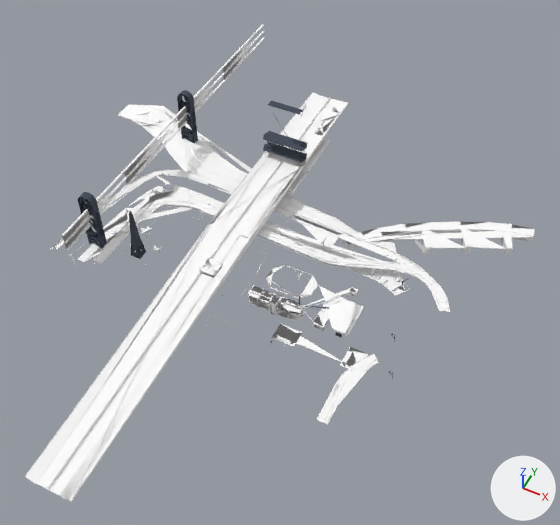
Renders of the glTF model gh-pages/models/street_island1_03.glb from each side of a commit.
Before and after are seen from a camera (50 mm lens) standing at (-577.0, -926.0, 508.0) and looking at (-776.0, -527.0, 10.0). The lights are fixed; the arrows at lower right show +X, +Y and +Z. The picture after the commit comes second.

Objects in the first picture: 'seg_1049', 'seg_1064', 'seg_1073', 'seg_1074', 'seg_1082', 'seg_1098', 'seg_1185', 'seg_1307', 'seg_1337', 'seg_1338', 'seg_1349', 'seg_1350', 'seg_1351', 'seg_1470', 'seg_1489', 'seg_1502', 'seg_540', 'seg_603', 'seg_607', 'seg_675', 'seg_681', 'seg_683', 'seg_689' and 9 more.
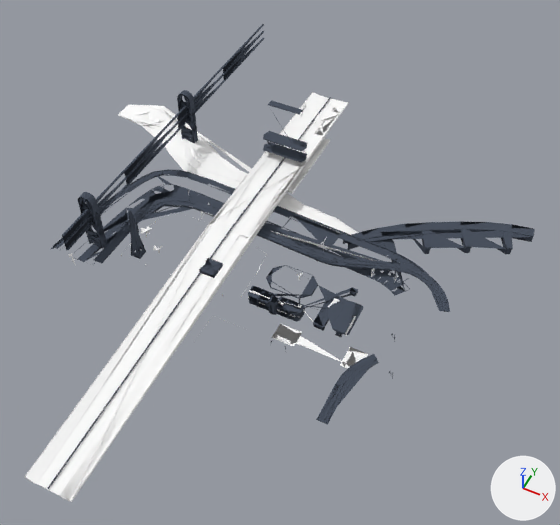
The change, as a list of edits to the scene's bpy script:
```text
Change me_seg_540:
    where me_seg_540.from_pydata(...)  # 48 vertices, 87 faces; spans x -799.25..-786.55, y -614.57..-600.94, z 74.94..77.75
    remove me_seg_540.materials.append(mat_gc_longdist_island1_roads_2x)  # white #ffffff
    add me_seg_540.materials.append(mat_dark)  # greyish blue #424b59
Change me_seg_603:
    where me_seg_603.from_pydata(...)  # 18 vertices, 35 faces; spans x -830.0..-827.0, y -780.0..-307.0, z 0.0..22.0
    remove me_seg_603.materials.append(mat_bakegroup_island1_b0_2x)  # white #ffffff
    add me_seg_603.materials.append(mat_dark)  # greyish blue #424b59
Change me_seg_681:
    where me_seg_681.from_pydata(...)  # 129 vertices, 322 faces; spans x -744.0..-589.0, y -470.0..-375.0, z -11.0..-3.0
    remove me_seg_681.materials.append(mat_gc_longdist_island1_roads_2x)  # white #ffffff
    add me_seg_681.materials.append(mat_dark)  # greyish blue #424b59
Change me_seg_683:
    where me_seg_683.from_pydata(...)  # 252 vertices, 571 faces; spans x -976.9..-884.3, y -595.4..-446.5, z -8.5..0.3
    remove me_seg_683.materials.append(mat_bakegroup_island1_roads0_2x)  # white #ffffff
    add me_seg_683.materials.append(mat_dark)  # greyish blue #424b59
Change me_seg_689:
    where me_seg_689.from_pydata(...)  # 338 vertices, 786 faces; spans x -888.0..-660.0, y -509.0..-441.0, z -7.0..0.0
    remove me_seg_689.materials.append(mat_bakegroup_island1_roads0_2x)  # white #ffffff
    add me_seg_689.materials.append(mat_dark)  # greyish blue #424b59
Change me_seg_1049:
    where me_seg_1049.from_pydata(...)  # 144 vertices, 348 faces; spans x -684.2..-662.1, y -651.5..-578.3, z 7.9..8.9
    remove me_seg_1049.materials.append(mat_bakegroup_island1_roads0_2x)  # white #ffffff
    add me_seg_1049.materials.append(mat_dark)  # greyish blue #424b59
Change me_seg_1064:
    where me_seg_1064.from_pydata(...)  # 174 vertices, 425 faces; spans x -879.0..-687.0, y -508.0..-482.0, z 8.0..9.0
    remove me_seg_1064.materials.append(mat_gc_longdist_island1_roads_2x)  # white #ffffff
    add me_seg_1064.materials.append(mat_dark)  # greyish blue #424b59
Change me_seg_1073:
    where me_seg_1073.from_pydata(...)  # 216 vertices, 556 faces; spans x -690.2..-628.6, y -515.0..-479.1, z 7.9..8.9
    remove me_seg_1073.materials.append(mat_gc_longdist_island1_roads_2x)  # white #ffffff
    add me_seg_1073.materials.append(mat_dark)  # greyish blue #424b59
Change me_seg_1074:
    where me_seg_1074.from_pydata(...)  # 216 vertices, 556 faces; spans x -922.6..-878.1, y -537.0..-491.1, z 7.9..8.9
    remove me_seg_1074.materials.append(mat_bakegroup_island1_b0_2x)  # white #ffffff
    add me_seg_1074.materials.append(mat_dark)  # greyish blue #424b59
Change me_seg_1082:
    where me_seg_1082.from_pydata(...)  # 270 vertices, 584 faces; spans x -879.0..-687.0, y -508.0..-482.0, z 6.0..9.0
    remove me_seg_1082.materials.append(mat_bakegroup_island1_b0_2x)  # white #ffffff
    add me_seg_1082.materials.append(mat_dark)  # greyish blue #424b59
Change me_seg_1098:
    where me_seg_1098.from_pydata(...)  # 384 vertices, 885 faces; spans x -923.7..-877.7, y -594.3..-491.0, z 6.4..8.5
    remove me_seg_1098.materials.append(mat_bakegroup_island1_a0_2x)  # white #ffffff
    add me_seg_1098.materials.append(mat_dark)  # greyish blue #424b59
Change me_seg_1337:
    where me_seg_1337.from_pydata(...)  # 1088 vertices, 3361 faces; spans x -784.7..-693.2, y -573.5..-519.3, z -0.3..15.5
    remove me_seg_1337.materials.append(mat_gc_longdist_island1_roads_2x)  # white #ffffff
    add me_seg_1337.materials.append(mat_dark)  # greyish blue #424b59
Change me_seg_1338:
    where me_seg_1338.from_pydata(...)  # 24 vertices, 39 faces; spans x -937.5..-935.9, y -517.5..-427.3, z 25.8..44.3
    remove me_seg_1338.materials.append(mat_bakegroup_island1_roads0_2x)  # white #ffffff
    add me_seg_1338.materials.append(mat_dark)  # greyish blue #424b59
Change me_seg_1349:
    where me_seg_1349.from_pydata(...)  # 24 vertices, 39 faces; spans x -937.5..-935.9, y -607.7..-517.5, z 25.8..44.3
    remove me_seg_1349.materials.append(mat_bakegroup_island1_b0_2x)  # white #ffffff
    add me_seg_1349.materials.append(mat_dark)  # greyish blue #424b59
Change me_seg_1350:
    where me_seg_1350.from_pydata(...)  # 24 vertices, 39 faces; spans x -937.5..-935.9, y -427.3..-337.0, z 25.8..44.3
    remove me_seg_1350.materials.append(mat_bakegroup_island1_roads0_2x)  # white #ffffff
    add me_seg_1350.materials.append(mat_dark)  # greyish blue #424b59
Change me_seg_1351:
    where me_seg_1351.from_pydata(...)  # 24 vertices, 39 faces; spans x -937.5..-935.9, y -337.0..-246.8, z 25.8..44.3
    remove me_seg_1351.materials.append(mat_bakegroup_island1_a0_2x)  # white #ffffff
    add me_seg_1351.materials.append(mat_dark)  # greyish blue #424b59
Change me_seg_1489:
    where me_seg_1489.from_pydata(...)  # 12 vertices, 18 faces; spans x -970.4..-932.6, y -592.6..-459.2, z 0.3..0.8
    remove me_seg_1489.materials.append(mat_bakegroup_island1_b0_2x)  # white #ffffff
    add me_seg_1489.materials.append(mat_dark)  # greyish blue #424b59
Change me_seg_1502:
    where me_seg_1502.from_pydata(...)  # 30 vertices, 48 faces; spans x -933.0..-662.0, y -474.0..-453.0, z 0.0..1.0
    remove me_seg_1502.materials.append(mat_bakegroup_island1_a0_2x)  # white #ffffff
    add me_seg_1502.materials.append(mat_dark)  # greyish blue #424b59
```

Changed parts and their boxes (x1, y1, x2, y2) in the pictures (560 x 525 px):
'seg_681', recoloured (white to greyish blue)
    both: (343, 222, 535, 254)
'seg_1337', recoloured (white to greyish blue)
    both: (248, 265, 363, 335)
'seg_689', recoloured
    both: (195, 184, 429, 296)
'seg_683', recoloured
    both: (51, 170, 209, 265)
'seg_1049', recoloured (white to greyish blue)
    both: (316, 354, 379, 425)
'seg_1082', recoloured
    both: (194, 207, 392, 271)
'seg_1064', recoloured
    both: (194, 201, 393, 270)
'seg_1349', recoloured (darker)
    both: (62, 170, 128, 250)
'seg_1098', recoloured
    both: (94, 198, 198, 264)
'seg_1338', recoloured (darker)
    both: (124, 114, 180, 185)
'seg_1073', recoloured (white to greyish blue)
    both: (392, 262, 450, 312)
'seg_603', recoloured
    both: (47, 97, 331, 489)
'seg_1351', recoloured (darker)
    both: (223, 24, 264, 81)
'seg_1350', recoloured (darker)
    both: (177, 66, 225, 129)
'seg_1502', recoloured
    both: (168, 169, 424, 272)
'seg_1074', recoloured (white to greyish blue)
    both: (133, 197, 199, 221)
'seg_540', recoloured (white to greyish blue)
    both: (199, 258, 223, 278)
'seg_1489', recoloured
    both: (53, 170, 167, 246)
